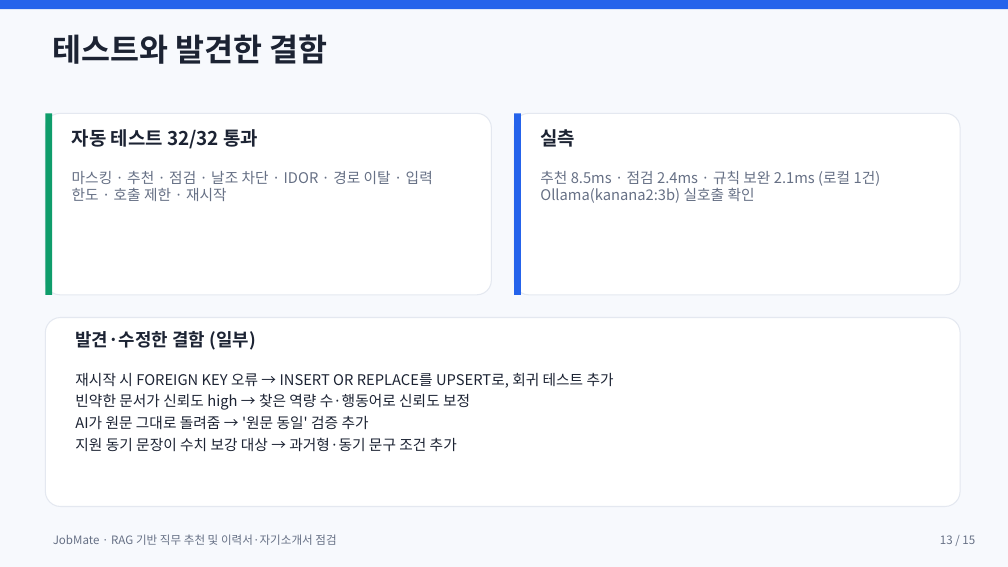
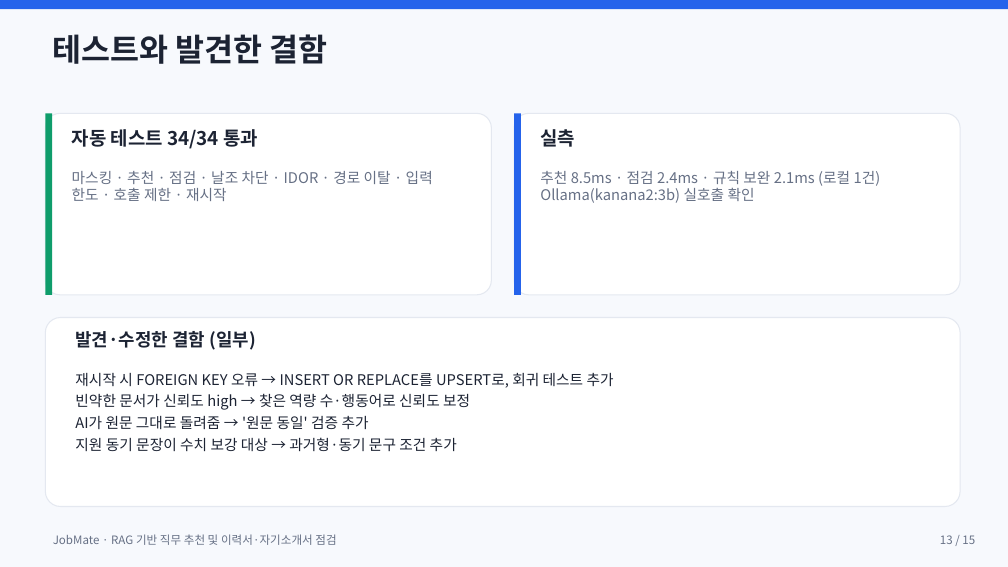
Before and after one commit to mycom0216/jobmate, a slide deck: slide 13 of docs/JobMate_발표자료.pptx. Drawn at 1008x567 pixels with LibreOffice and Linux fonts; fonts in the diff are those of the drawing. Boxes give left, top, right and bottom in pixels: in the first picture for what was removed or moved away, otherwise in the second. Text is boxed around its words. In the diff, an @@ line names an element or a change of style, - is before the commit and + after.

```diff
--- a/docs/JobMate_발표자료.pptx
+++ b/docs/JobMate_발표자료.pptx
@@ text at (x1=72, y1=129, x2=258, y2=149): text changed @@
-자동 테스트 32/32 통과
+자동 테스트 34/34 통과
```
Also in this commit, not shown: 45 other files.
